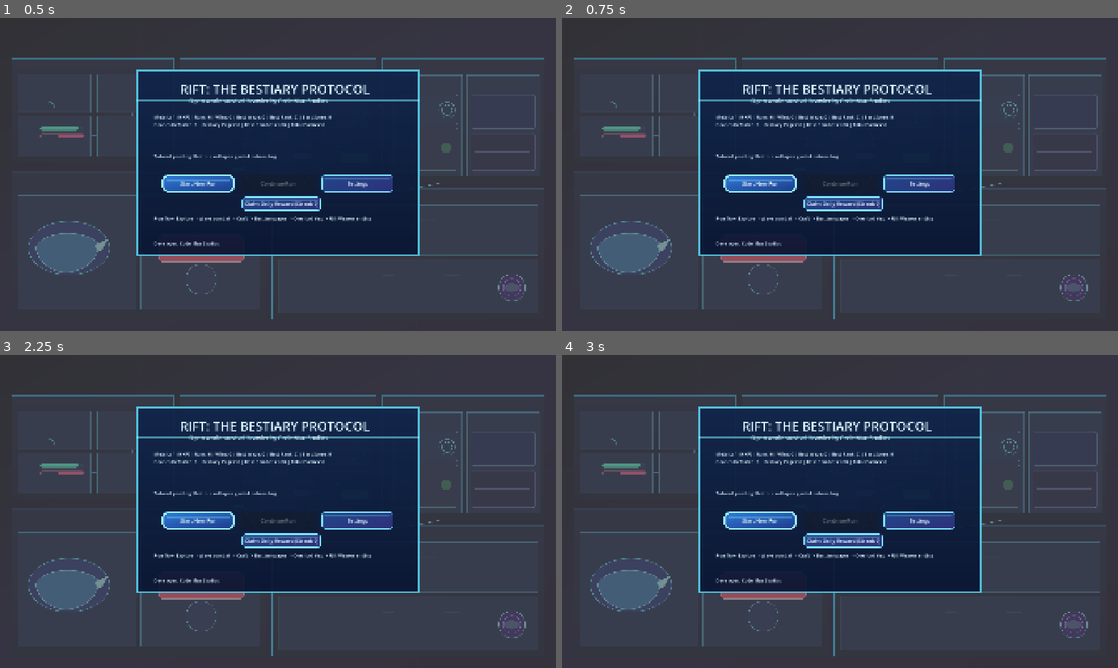
Above: before the commit, frames 1-4 (two rows, left to right).
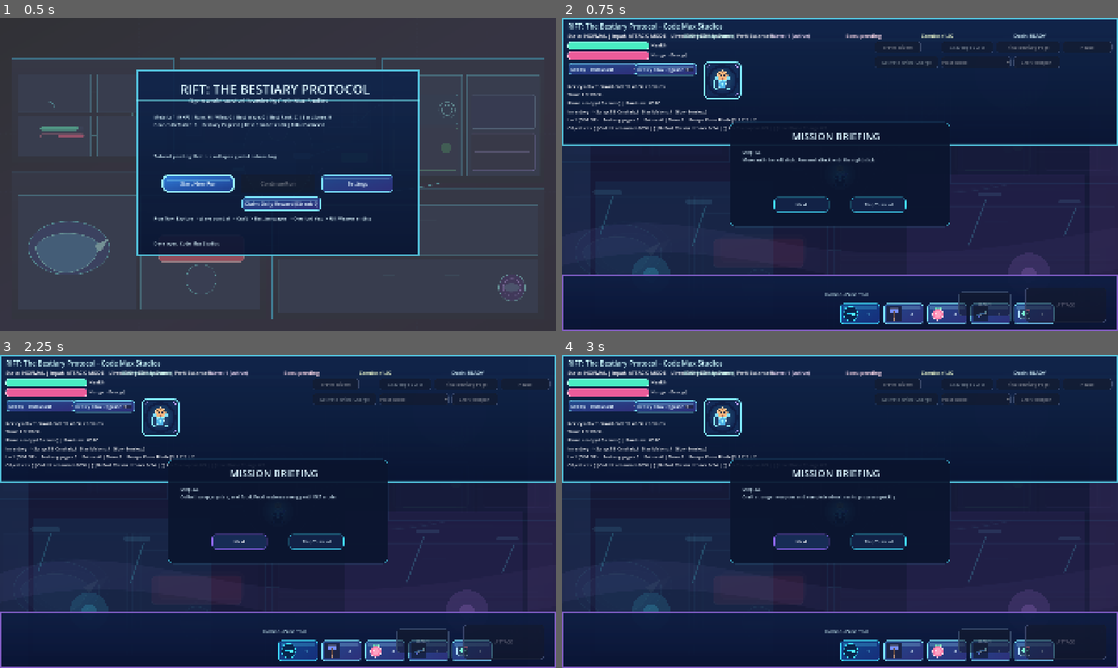
Above: after the commit, the same moments.

Repository: egriesner/Cody
Game: Godot game, scene res://scenes/Main.tscn
Two runs of this game, one before a commit and one after it. Both use one fixed random seed, a clock stepped at 60 frames per second and the inputs below.
Inputs (mouse positions are in pixels of both pictures, inside the frame that each line leads up to):
- Up to frame 1 (0.5 s): no input
- Up to frame 2 (0.75 s): click "Start New Run" at 0.5 s
- Up to frame 3 (2.25 s): click (200, 520) at 1.25 s, where only the run before the commit has a clickable "Start New Run"; click (239, 542) at 2 s, where only the run after the commit has a clickable "Next"
- Up to frame 4 (3 s): click (801, 542) at 2.75 s, where only the run after the commit has a clickable "Next"

Frame 1 is identical in both runs. In frame 2, 71% of the frame differs, in the area x 0-100%, y 0-100%; in frame 3, 71%; in frame 4, 72%.
Error before the commit: Parse Error: Cannot infer the type of "ghost_alpha" variable because the value doesn't have a set type. (res://scripts/GameRuntime.gd:635)

Commit message:
Finalize VFX polish and strict export typing
Co-authored-by: egriesner <egriesner@users.noreply.github.com>

Diff:
--- a/scripts/GameRuntime.gd
+++ b/scripts/GameRuntime.gd
@@ -632,7 +632,7 @@
 		var ghost_pos: Vector2 = ghost.get("position", player_position) + world_offset
 		var ghost_ttl: float = float(ghost.get("ttl", 0.0))
 		var ghost_total_ttl: float = max(0.001, float(ghost.get("total_ttl", 0.001)))
-		var ghost_alpha := clamp(ghost_ttl / ghost_total_ttl, 0.0, 1.0) * 0.52
+		var ghost_alpha: float = float(clamp(ghost_ttl / ghost_total_ttl, 0.0, 1.0)) * 0.52
 		var ghost_tint: Color = ghost.get("color", Color(0.7, 0.95, 1.0, 1.0))
 		if player_sprite_texture != null:
 			var ghost_size := Vector2(92, 92)
@@ -683,13 +683,13 @@
 		var ring_pos: Vector2 = ring.get("position", Vector2.ZERO) + world_offset
 		var ring_ttl: float = float(ring.get("ttl", 0.0))
 		var ring_total_ttl: float = max(0.001, float(ring.get("total_ttl", 0.001)))
-		var ring_progress := 1.0 - clamp(ring_ttl / ring_total_ttl, 0.0, 1.0)
+		var ring_progress: float = 1.0 - float(clamp(ring_ttl / ring_total_ttl, 0.0, 1.0))
 		var ring_color: Color = ring.get("color", Color(0.85, 0.96, 1.0, 0.9))
 		var ring_start_radius: float = float(ring.get("start_radius", 20.0))
 		var ring_end_radius: float = float(ring.get("end_radius", 120.0))
 		var ring_width: float = float(ring.get("thickness", 3.0))
-		var ring_radius := lerpf(ring_start_radius, ring_end_radius, ring_progress)
-		var ring_alpha := clamp(ring_ttl / ring_total_ttl, 0.0, 1.0)
+		var ring_radius: float = float(lerpf(ring_start_radius, ring_end_radius, ring_progress))
+		var ring_alpha: float = float(clamp(ring_ttl / ring_total_ttl, 0.0, 1.0))
 		draw_arc(ring_pos, ring_radius, 0.0, TAU, 46, Color(ring_color.r, ring_color.g, ring_color.b, ring_color.a * ring_alpha), ring_width, true)
 
 	for particle in vfx_particles:
@@ -1741,7 +1741,7 @@
 		screen_shake_offset = Vector2.ZERO
 		return
 	screen_shake_time_left = max(0.0, screen_shake_time_left - delta)
-	var falloff := clamp(screen_shake_time_left / max(0.001, 0.22), 0.0, 1.0)
+	var falloff: float = float(clamp(screen_shake_time_left / max(0.001, 0.22), 0.0, 1.0))
 	var jitter := Vector2(randf_range(-1.0, 1.0), randf_range(-1.0, 1.0))
 	screen_shake_offset = jitter * screen_shake_intensity * (0.35 + 0.65 * falloff)
 
